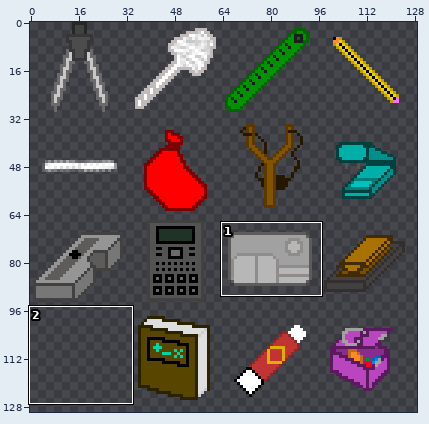
File history of a sprite sheet, Proyecto/RedBrickSky/images/weaponsSet.png. The picture above shows the old version from afar; the outline marks the close-up.
Close-up. The starting point:
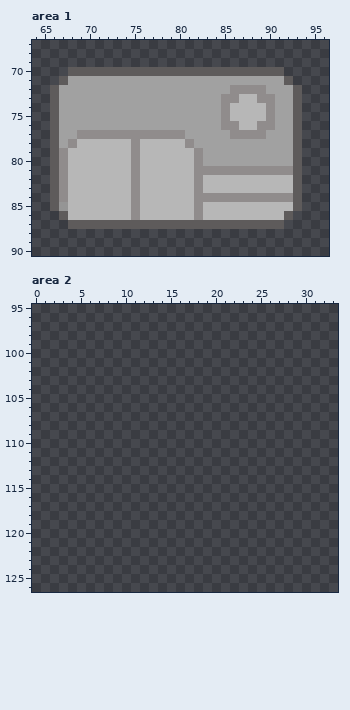
The file is 256x256 pixels. Pixels under 10% opacity are left out. Colours within 5 levels of each other are drawn and written as one. Shown: area 1: x 64..96, y 67..90; area 2: x 0..33, y 95..126. The wide view leaves out empty margins. The commit also changed other parts of the picture, which this record leaves out.
Now the later version:
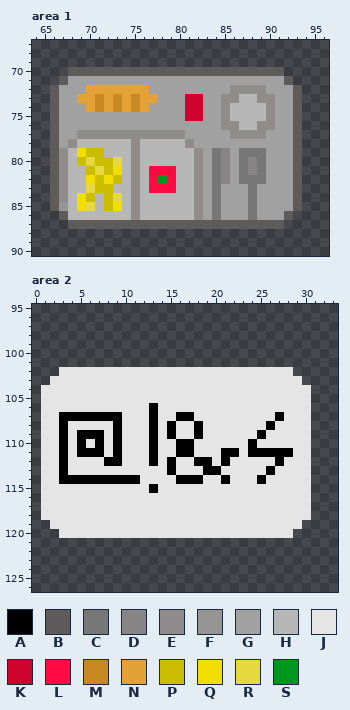
Palette (. is transparent): A #000000  B #5e5b5b  C #777777  D #868484  E #908c8c  F #959595  G #a1a1a1  H #b7b7b7  J #e5e5e5  K #cf042c  L #ff0b41  M #c98922  N #e3a137  P #cbbd00  Q #f2de00  R #e6d83f  S #00971e
Changes in this commit:
Area 1:
The edit turns colour E into colour C in row 81 at x 84, 87 and 89; in row 84 at x 84 and 88.
The edit turns colour G into colour C in row 79 at x 84 and 87 to 89; in row 80 at x 84, 87 and 89.
The edit turns colour H into colour C in row 82 at x 84 and 87 to 89; in row 83 at x 84 and 88; in rows 85 to 86 at x 84 and 88.
The edit turns colour E into colour D in row 81 at x 85 and 88.
The edit turns colour G into colour D in row 79 at x 85; in row 80 at x 85 and 88.
The edit turns colour H into colour D in row 82 at x 85.
The edit turns colour E into colour G in row 81 at x 83, 86 and 90 to 92; in row 84 at x 83, 85 to 87 and 89 to 92.
The edit turns colour H into colour G in row 82 at x 83, 86 and 90 to 92; in row 83 at x 83, 85 to 87 and 89 to 92; in row 85 at x 83, 85 to 87 and 89 to 92; in row 86 at x 83, 85 to 87 and 89 to 91.
The edit turns colour G into colour K in rows 73 to 75 at x 81 to 82.
The edit turns colour H into colour L in row 81 at x 77 to 79; in row 82 at x 77 and 79; in row 83 at x 77 to 79.
The edit turns colour G into colour M in rows 73 to 74 at x 71, 73 and 75.
The edit turns colour G into colour N in row 72 at x 70 to 76; in row 73 at x 69 to 70, 72, 74 and 76 to 77; in row 74 at x 70, 72, 74 and 76.
The edit turns colour H into colour P in row 79 at x 70 to 71; in row 80 at x 69 and 71 to 72; in row 81 at x 70 and 72; in row 82 at x 71 and 73; in row 83 at x 71 to 72; in row 84 at x 70 and 72.
The edit turns colour H into colour P in row 85 at x 72.
The edit turns colour H into colour Q in row 79 at x 69; in row 81 at x 73; in row 82 at x 70 and 72; in row 84 at x 69; in row 85 at x 69 and 73.
The edit turns colour H into colour R in row 80 at x 70 and 73; in row 81 at x 71; in row 83 at x 70; in row 84 at x 73; in row 85 at x 70.
The edit turns colour H into colour S in row 82 at x 78.
Area 2:
There is now colour A in row 106 at x 13; in row 107 at x 3 to 9, 13, 16 to 17 and 27; in row 108 at x 3, 9, 13, 15, 18 and 26; in row 109 at x 3, 5 to 7, 9, 13, 15, 18 and 25; in row 110 at x 3, 5, 7, 9, 13, 16 to 17 and 24; in row 111 at x 3, 5 to 7, 9, 13, 16 to 17, 21 to 22 and 24 to 28.
There is now colour A in row 112 at x 3, 8 to 9, 13, 15, 18 to 19, 21 and 27; in row 113 at x 3, 15, 19 to 20 and 26; in row 114 at x 3 to 11, 16 to 18, 21 and 25; in row 115 at x 13.
There is now colour J in row 102 at x 3 to 28; in row 103 at x 2 to 29; in rows 104 to 105 at x 1 to 30; in row 106 at x 1 to 12 and 14 to 30; in row 107 at x 1 to 2, 10 to 12, 14 to 15, 18 to 26 and 28 to 30; in row 108 at x 1 to 2, 4 to 8, 10 to 12, 14, 16 to 17, 19 to 25 and 27 to 30.
There is now colour J in row 109 at x 1 to 2, 4, 8, 10 to 12, 14, 16 to 17, 19 to 24 and 26 to 30; in row 110 at x 1 to 2, 4, 6, 8, 10 to 12, 14 to 15, 18 to 23 and 25 to 30; in row 111 at x 1 to 2, 4, 8, 10 to 12, 14 to 15, 18 to 20, 23 and 29 to 30; in row 112 at x 1 to 2, 4 to 7, 10 to 12, 14, 16 to 17, 20, 22 to 26 and 28 to 30; in row 113 at x 1 to 2, 4 to 14, 16 to 18, 21 to 25 and 27 to 30; in row 114 at x 1 to 2, 12 to 15, 19 to 20, 22 to 24 and 26 to 30.
There is now colour J in row 115 at x 1 to 12 and 14 to 30; in rows 116 to 118 at x 1 to 30; in row 119 at x 2 to 29; in row 120 at x 3 to 28.
Changed places in both close-ups, as pixel boxes (x1, y1, x2, y2):
changed: (77, 85, 203, 121)
changed: (77, 148, 293, 220)
added: (41, 367, 311, 538)
